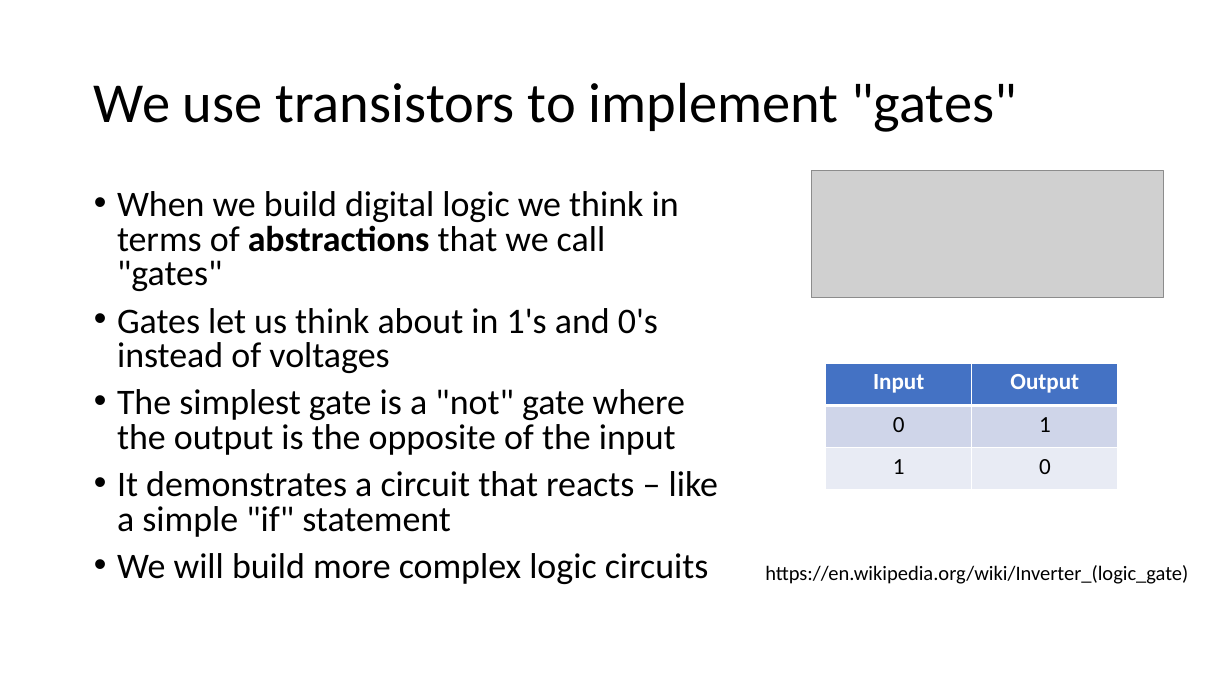
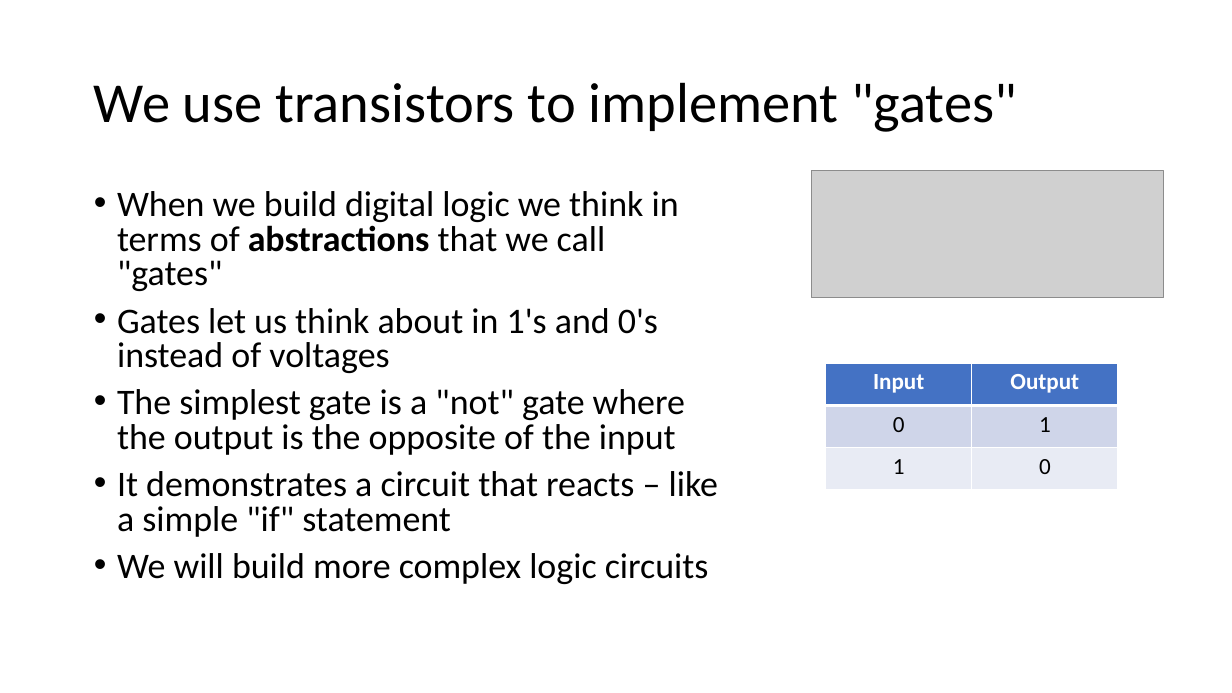
Before and after one commit to csev/ca4e, a slide deck: slide 17 of lectures/02-SolidState.pptx. Drawn at 1232x693 pixels with LibreOffice and Linux fonts; fonts in the diff are those of the drawing; grey boxes stand for pictures. Boxes give left, top, right and bottom in pixels: in the first picture for what was removed or moved away, otherwise in the second. Text is boxed around its words. In the diff, an @@ line names an element or a change of style, - is before the commit and + after.

```diff
--- a/lectures/02-SolidState.pptx
+++ b/lectures/02-SolidState.pptx
@@ text removed at (765, 565, 1188, 584) @@
-https://en.wikipedia.org/wiki/Inverter_(logic_gate)
```
Also in this commit, not shown: 6 other files.
